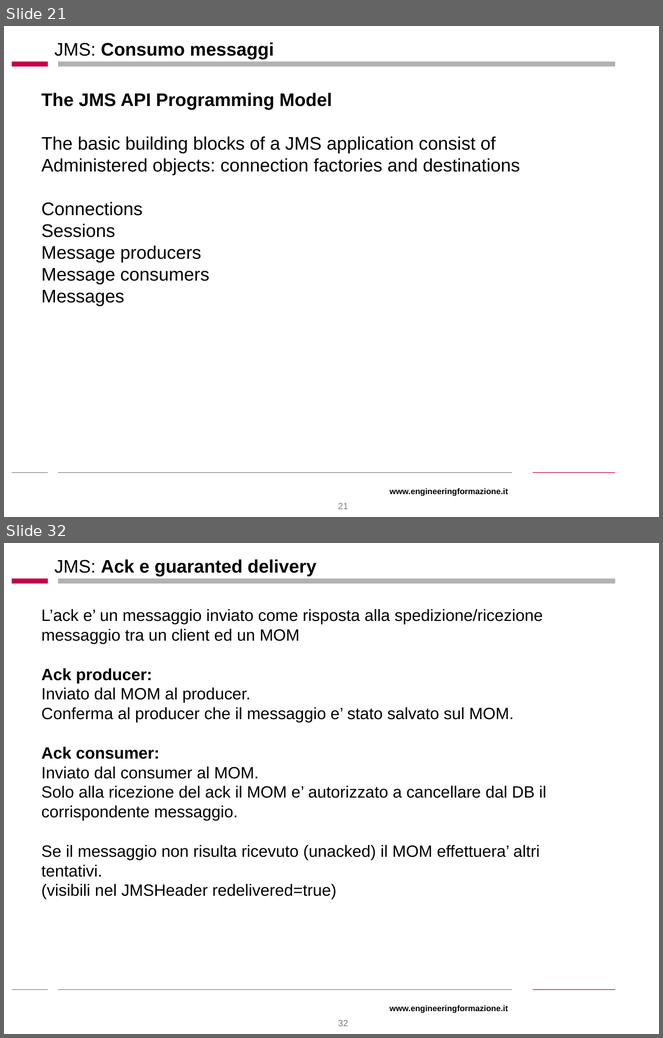
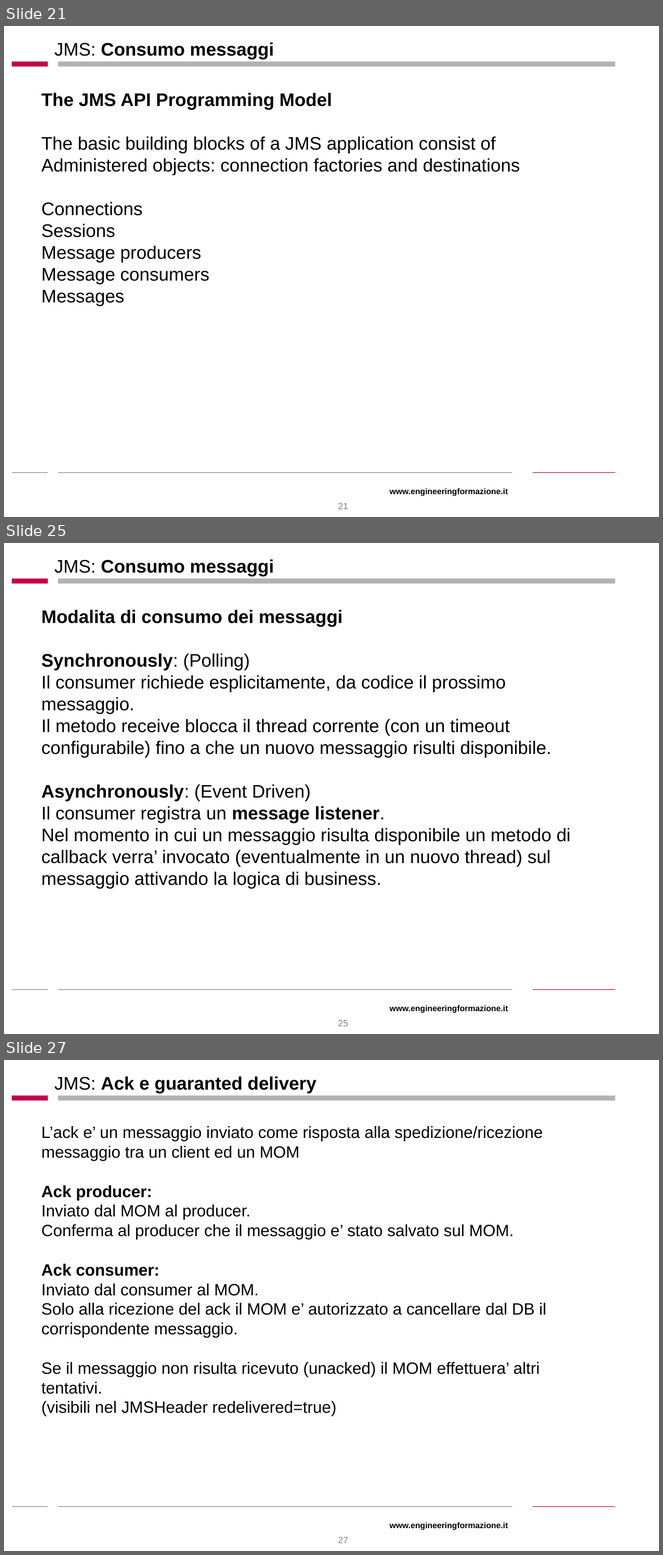
Before and after one commit to stefanofiorenza/SpringJ2EE, a slide deck: Docs/Slides/JMS.ppt. Shown one above the other, each under a label of ours: slides 21 and 32 before the commit, slides 21, 25 and 27 after it; the slides between them are not shown. The pictures are 663x1038 and 663x1555 pixels, drawn with LibreOffice and Linux fonts; fonts in the diff are those of the drawing; background and template pictures are left out. Boxes give left, top, right and bottom in pixels: in the first picture for what was removed or moved away, otherwise in the second. Text is boxed around its words. In the diff, an @@ line names an element or a change of style, - is before the commit and + after.

```diff
--- a/Docs/Slides/JMS.ppt
+++ b/Docs/Slides/JMS.ppt
@@ slide 25 added at [4, 543, 659, 1034], background #FFFFFF; not listed: 6 template elements that a slide beside it also shows @@
@@ title added at [54, 559, 274, 576], 20 pt, text #000000, bold @@
+JMS: Consumo messaggi
@@ text added at [41, 610, 571, 889], 20 pt, text #000000 @@
+Modalita di consumo dei messaggi
+Synchronously: (Polling)
+Il consumer richiede esplicitamente, da codice il prossimo messaggio.
+Il metodo receive blocca il thread corrente (con un timeout configurabile) fino a che un nuovo messaggio risulti disponibile.
+Asynchronously: (Event Driven)
+Il consumer registra un message listener.
+Nel momento in cui un messaggio risulta disponibile un metodo di callback verra’ invocato (eventualmente in un nuovo thread) sul messaggio attivando la logica di business.
@@ page number added at [338, 1020, 348, 1027], 10 pt, text #808080 @@
+25
@@ what was slide 32 is now slide 27 @@
@@ page number at [338, 1537, 348, 1544]: text changed @@
-32
+27
```
Also in this commit, not shown: 4 slides changed, 9 other slides added, 15 slides removed, 4 other files.
